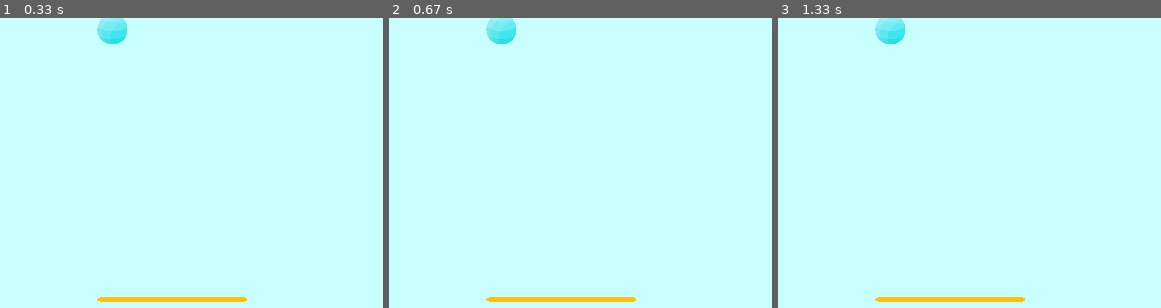
Above: before the commit, frames 1-3 (left to right).
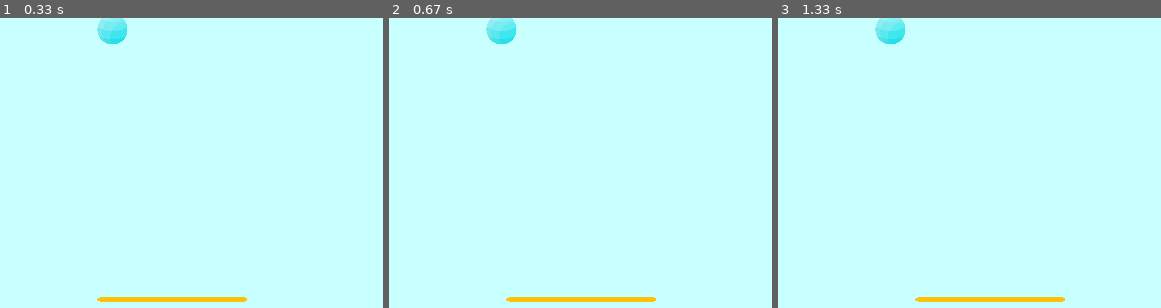
Above: after the commit, the same moments.

Repository: markgardie/Logika_Python
Game: pygame game, started from arkanoid/main.py
The game is run twice, just before and just after one commit, with the same random seed, the same clock (stepped at 60 frames per second) and the same inputs.
Inputs:
- Up to frame 1 (0.33 s): no input
- Up to frame 2 (0.67 s): hold D from 0.33 s (still down)
- Up to frame 3 (1.33 s): release D at 0.8 s; hold D 0.83-1.3 s
The pictures show only the part of the screen within x 43-93%, y 50-100%; the shares and areas given below are measured in that part.

Frame 1 is identical in both runs. In frame 2, 0.2% of the frame differs, in the area x 25-70%, y 96-98%; in frame 3, 0.4%, in the area x 25-75%, y 96-98%.

Commit message:
call handle method

Diff:
--- a/arkanoid/main.py
+++ b/arkanoid/main.py
@@ -37,6 +37,7 @@
     for event in pygame.event.get():
         if event.type == pygame.QUIT:
             game = False
+        platform.handle_keys()
 
     pygame.display.flip()
     window.fill(BLUE)
